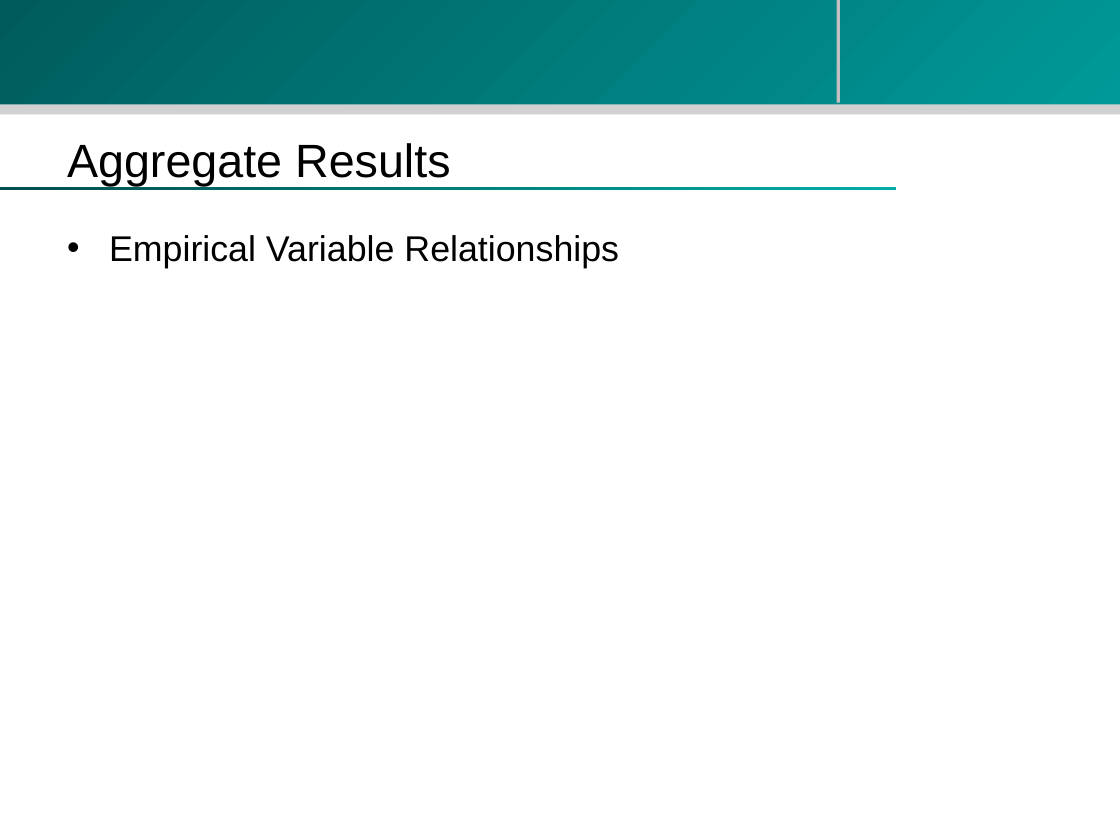
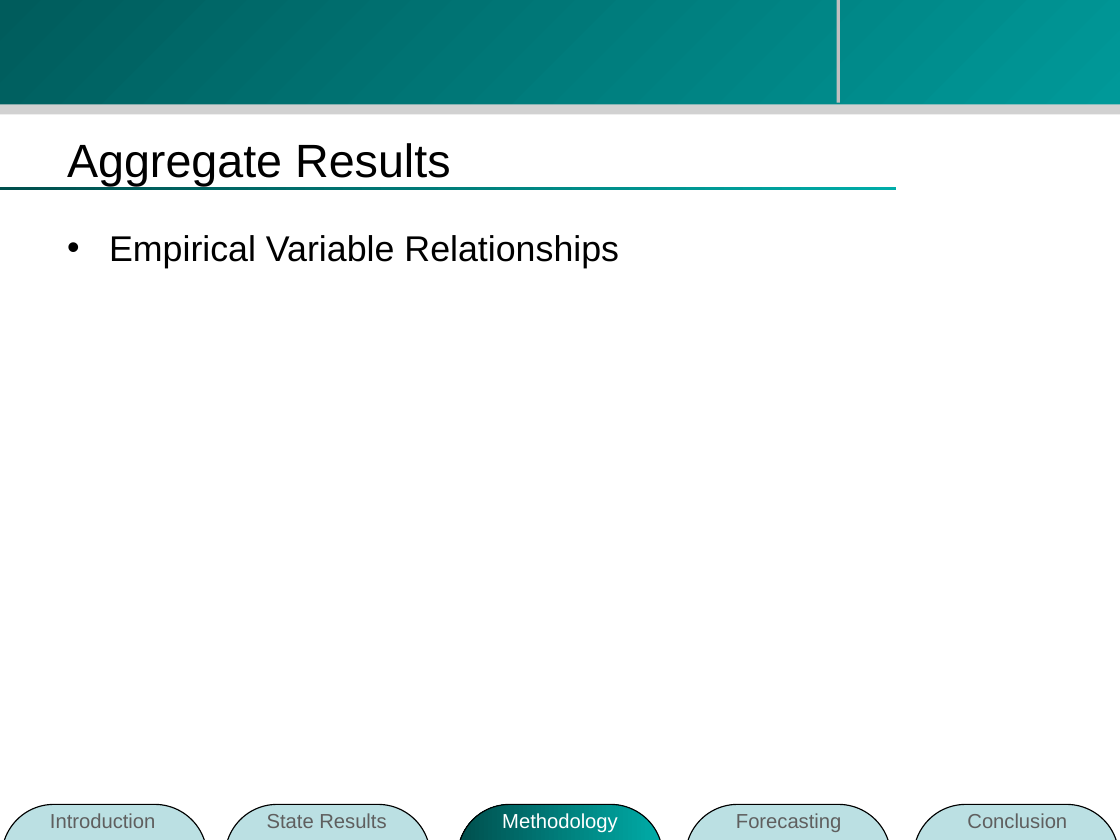
Before and after one commit to zhouzhenghui/svnrepository, a slide deck: slide 21 of SVNRepository/Presentation/M.Eng Final Presentation-take2.ppt (slide 20 before the commit). Drawn at 1120x840 pixels with LibreOffice and Linux fonts; fonts in the diff are those of the drawing; background and template pictures are left out. Boxes give left, top, right and bottom in pixels: in the first picture for what was removed or moved away, otherwise in the second. Text is boxed around its words. In the diff, an @@ line names an element or a change of style, - is before the commit and + after.

```diff
--- a/SVNRepository/Presentation/M.Eng Final Presentation-take2.ppt
+++ b/SVNRepository/Presentation/M.Eng Final Presentation-take2.ppt
@@ group added at [2, 804, 1119, 840]: 5 rounded rectangles, 5 texts @@
+Introduction
+State Results
+Methodology
+Forecasting
+Conclusion
```
Also in this commit, not shown: 4 other slides changed, 1 slide added, 9 slides removed.
